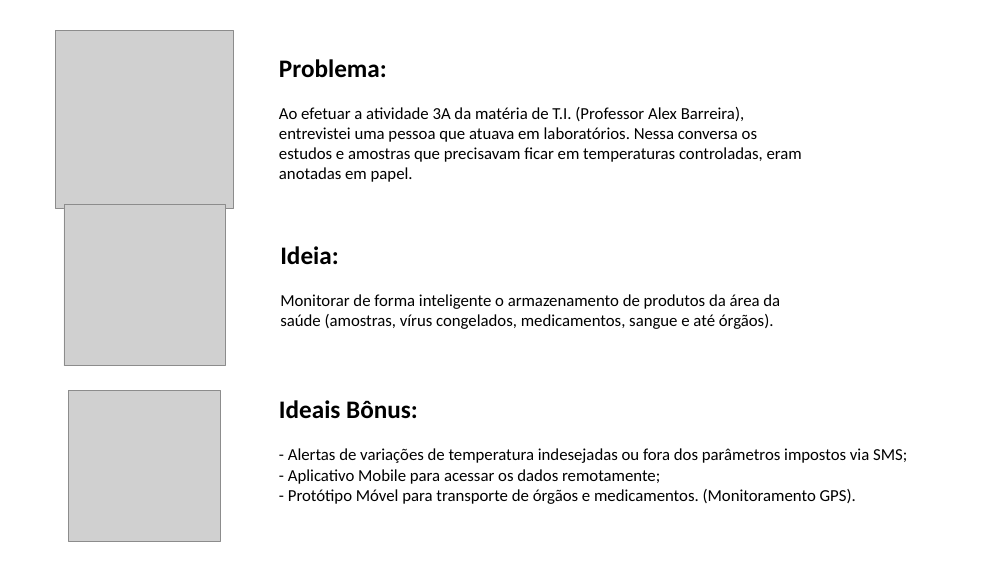
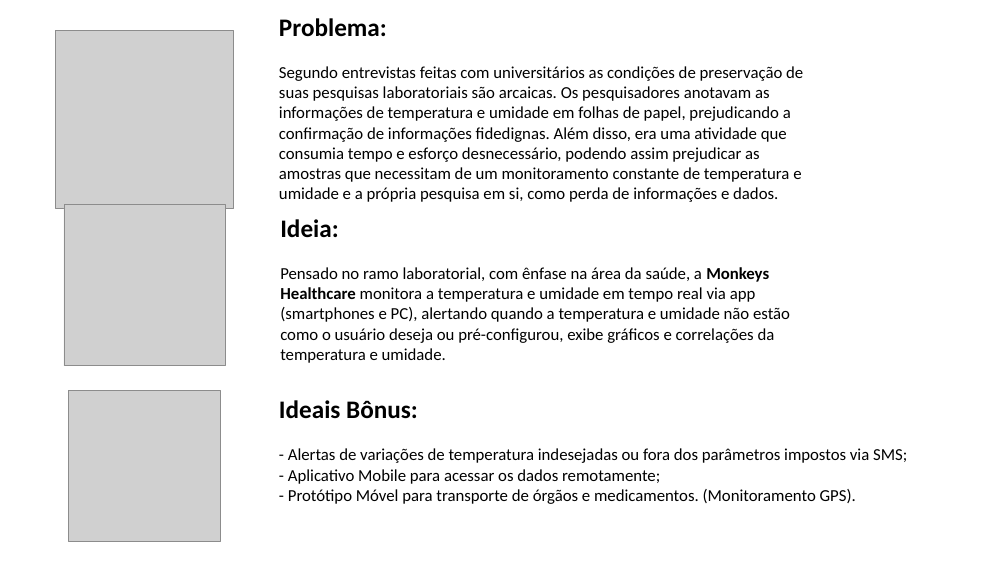
Before and after one commit to allantnunes/MonkeysHealthcare, a slide deck: slide 3 of Apresentação MonkeysTest.pptx (slide 2 before the commit). Drawn at 1008x567 pixels with LibreOffice and Linux fonts; fonts in the diff are those of the drawing; grey boxes stand for pictures. Boxes give left, top, right and bottom in pixels: in the first picture for what was removed or moved away, otherwise in the second. Text is boxed around its words. In the diff, an @@ line names an element or a change of style, - is before the commit and + after.

```diff
--- a/Apresentação MonkeysTest.pptx
+++ b/Apresentação MonkeysTest.pptx
@@ text "Problema:" moved from (x1=279, y1=59, x2=802, y2=182) to (x1=279, y1=18, x2=803, y2=202) @@
@@ text at (x1=279, y1=66, x2=803, y2=202): text changed @@
-Ao efetuar a atividade 3A da matéria de T.I. (Professor Alex Barreira), entrevistei uma pessoa que atuava em laboratórios. Nessa conversa os estudos e amostras que precisavam ficar em temperaturas controladas, eram anotadas em papel.
+Segundo entrevistas feitas com universitários as condições de preservação de suas pesquisas laboratoriais são arcaicas. Os pesquisadores anotavam as informações de temperatura e umidade em folhas de papel, prejudicando a confirmação de informações fidedignas. Além disso, era uma atividade que consumia tempo e esforço desnecessário, podendo assim prejudicar as amostras que necessitam de um monitoramento constante de temperatura e umidade e a própria pesquisa em si, como perda de informações e dados.
@@ text "Ideia:" moved from (x1=280, y1=246, x2=780, y2=329) to (x1=280, y1=219, x2=790, y2=363) @@
@@ text at (x1=280, y1=267, x2=790, y2=363): text changed @@
-Monitorar de forma inteligente o armazenamento de produtos da área da saúde (amostras, vírus congelados, medicamentos, sangue e até órgãos).
+Pensado no ramo laboratorial, com ênfase na área da saúde, a Monkeys Healthcare monitora a temperatura e umidade em tempo real via app (smartphones e PC), alertando quando a temperatura e umidade não estão como o usuário deseja ou pré-configurou, exibe gráficos e correlações da temperatura e umidade.
```
Also in this commit, not shown: 1 other slide changed, 2 slides added, 1 slide removed.
